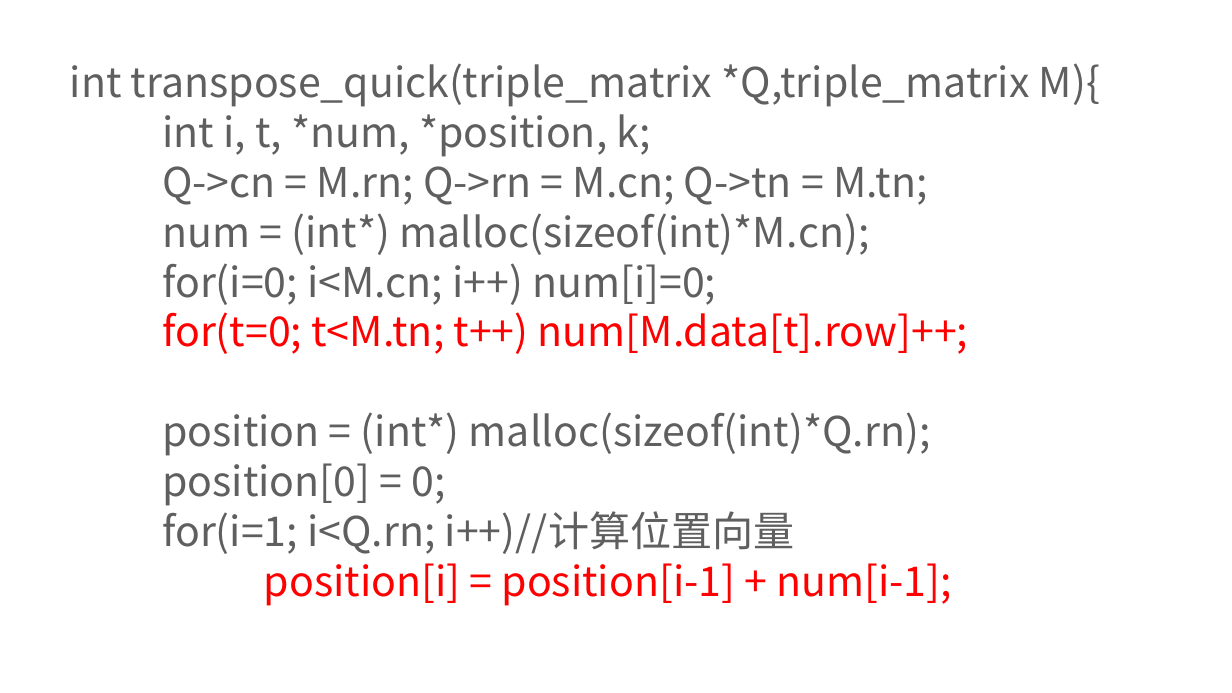
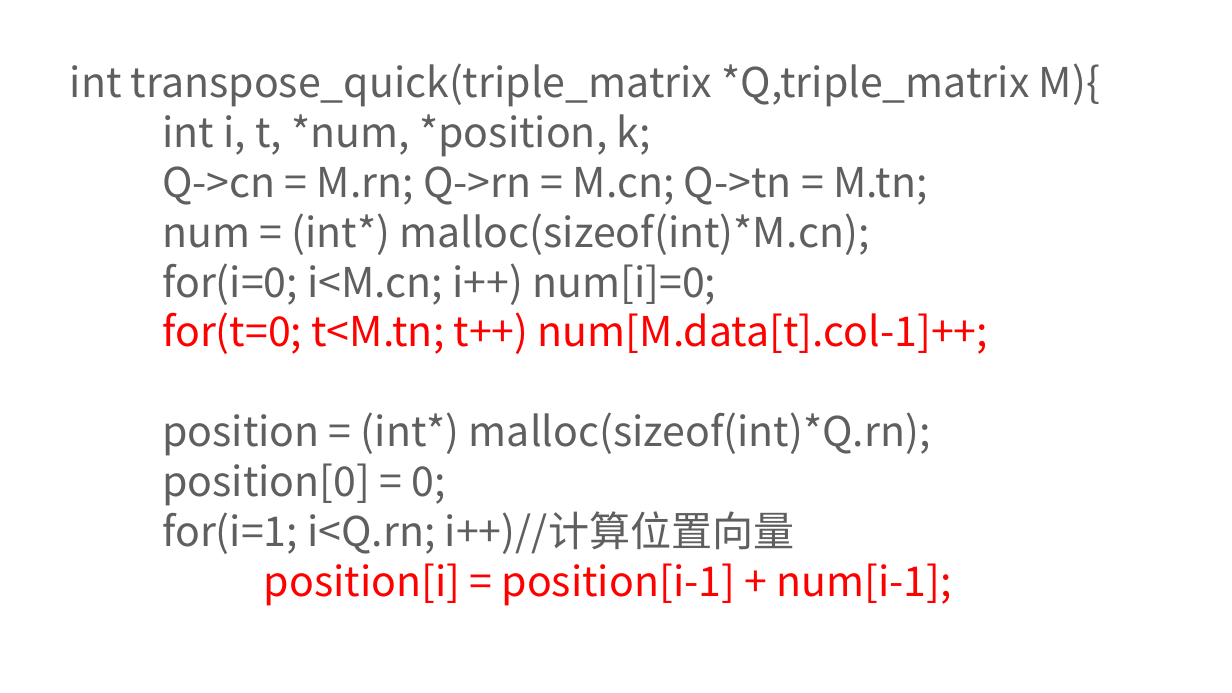
Before and after one commit to liupengyuan/Data_structure, a slide deck: slide 140 of 11.ppt. Drawn at 1232x693 pixels with LibreOffice and Linux fonts; fonts in the diff are those of the drawing. Boxes give left, top, right and bottom in pixels: in the first picture for what was removed or moved away, otherwise in the second. Text is boxed around its words. In the diff, an @@ line names an element or a change of style, - is before the commit and + after.

```diff
--- a/11.ppt
+++ b/11.ppt
@@ text at <box>162,304,988,354</box>: text changed @@
-for(t=0; t<M.tn; t++) num[M.data[t].row]++;
+for(t=0; t<M.tn; t++) num[M.data[t].col-1]++;
```
Also in this commit, not shown: 1 other file.
